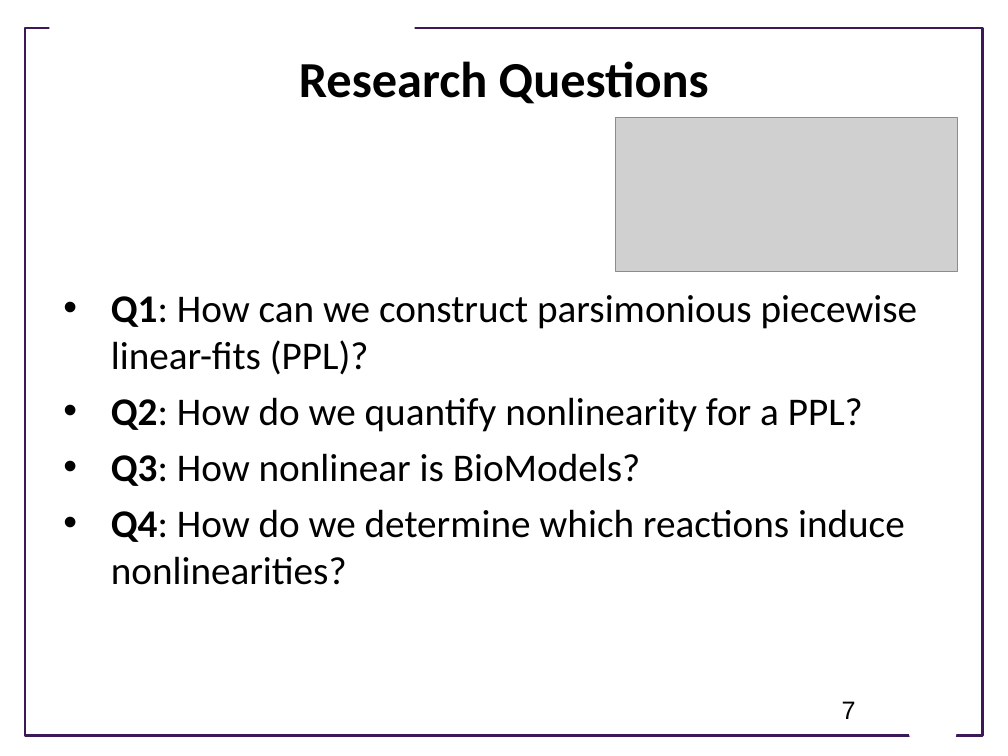
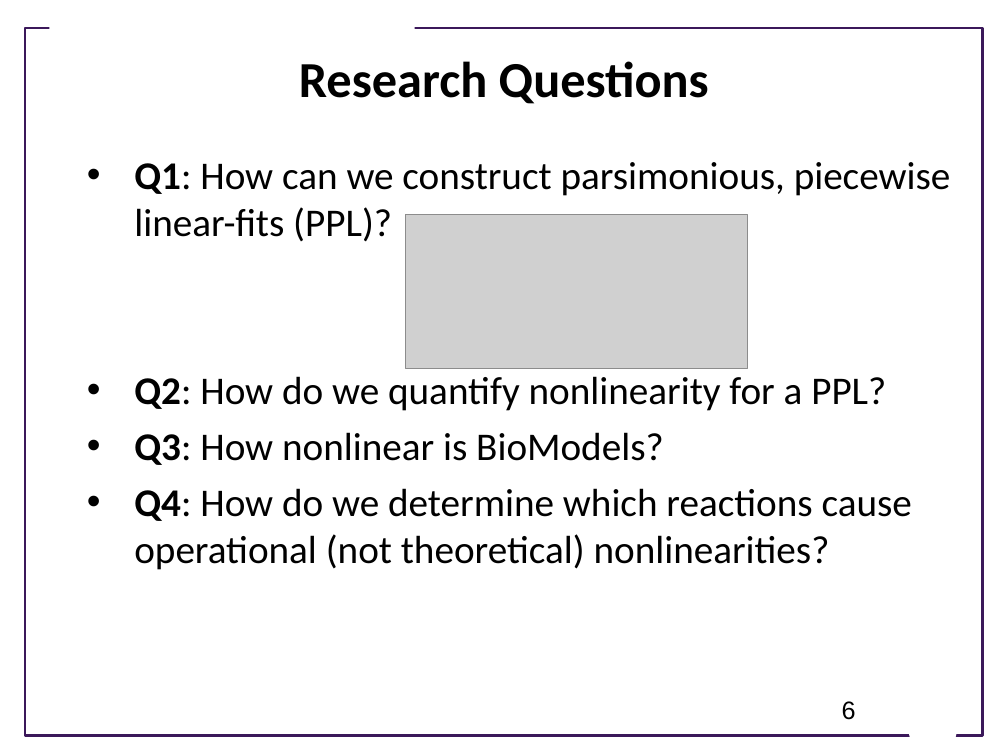
Before and after one commit to joseph-hellerstein/biomodels_linearity, a slide deck: slide 6 of docs/How Nonlinear is BioModels.pptx (slide 7 before the commit). Drawn at 1008x756 pixels with LibreOffice and Linux fonts; fonts in the diff are those of the drawing; grey boxes stand for pictures; background and template pictures are left out. Boxes give left, top, right and bottom in pixels: in the first picture for what was removed or moved away, otherwise in the second. Text is boxed around its words. In the diff, an @@ line names an element or a change of style, - is before the commit and + after.

```diff
--- a/docs/How Nonlinear is BioModels.pptx
+++ b/docs/How Nonlinear is BioModels.pptx
@@ text "Q1: How can we construct ...": place and size @@
-text "Q1: How can we construct ..." at [111,295,918,585]
+text "Q1: How can we construct ..." at [134,162,951,570]
@@ text at [134,162,951,242]: text changed @@
-• Q1: How can we construct parsimonious piecewise linear-fits (PPL)?
+• Q1: How can we construct parsimonious, piecewise linear-fits (PPL)?
@@ picture: place and size @@
-picture at [615,118,958,271]
+picture at [405,215,748,368]
@@ text at [134,488,912,570]: text changed @@
-• Q4: How do we determine which reactions induce nonlinearities?
+• Q4: How do we determine which reactions cause operational (not theoretical) nonlinearities?
@@ page number at [842,701,856,720]: text changed @@
-7
+6
```
Also in this commit, not shown: 12 other slides changed, 6 slides added, 1 slide removed, 3 other files.
